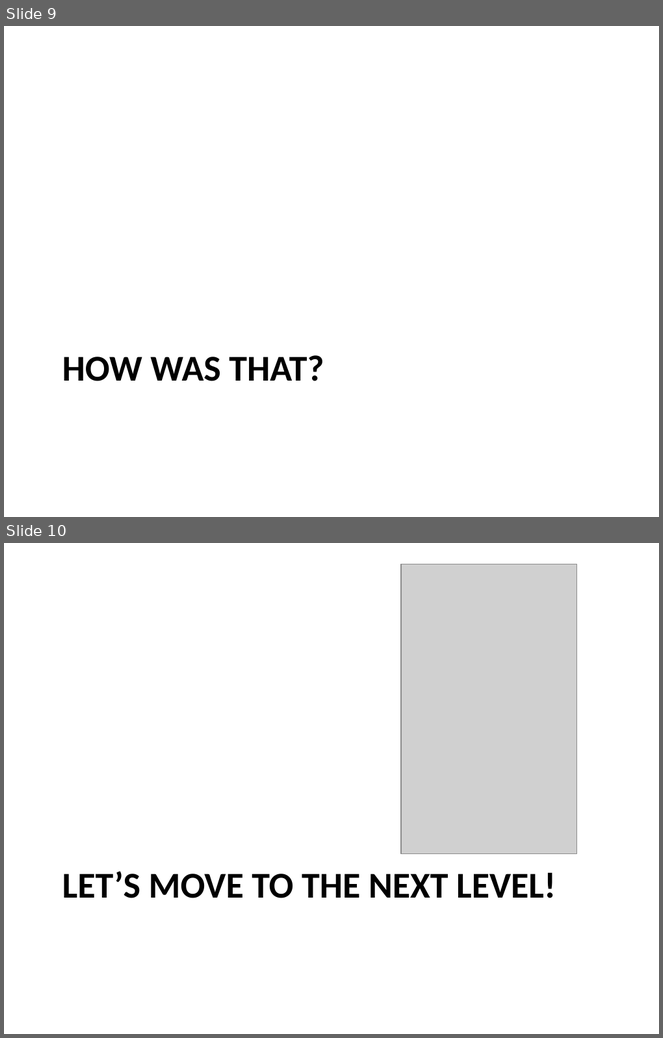
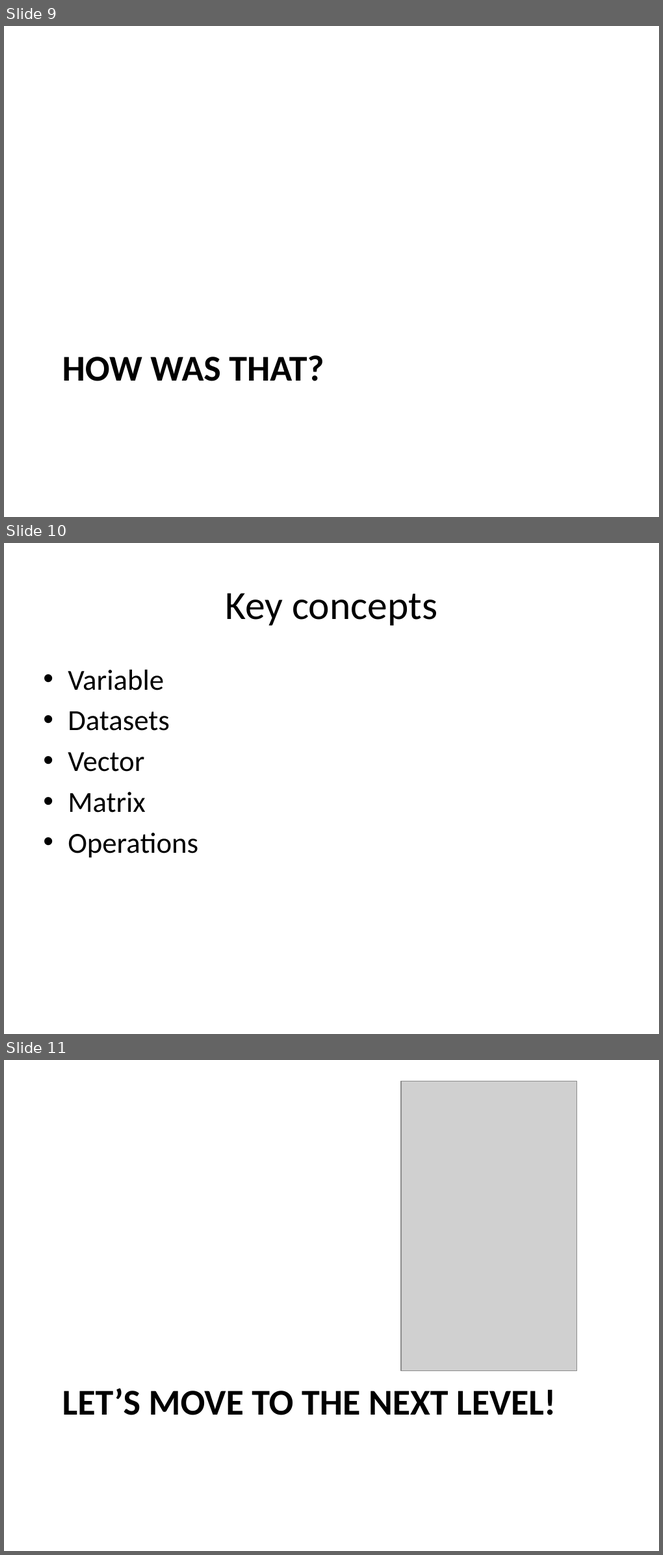
Before and after one commit to ethanweed/Stats4Humanities2016, a slide deck: Day1/Lab1 - afternoon.pptx. Shown one above the other, each under a label of ours: slides 9 and 10 before the commit, slides 9, 10 and 11 after it. The pictures are 663x1038 and 663x1555 pixels, drawn with LibreOffice and Linux fonts; fonts in the diff are those of the drawing; grey boxes stand for pictures. Boxes give left, top, right and bottom in pixels: in the first picture for what was removed or moved away, otherwise in the second. Text is boxed around its words. In the diff, an @@ line names an element or a change of style, - is before the commit and + after.

```diff
--- a/Day1/Lab1 - afternoon.pptx
+++ b/Day1/Lab1 - afternoon.pptx
@@ slide 10 added at bbox=[4, 543, 659, 1034], background #FFFFFF @@
@@ title added at bbox=[225, 593, 438, 626], 44 pt, text #000000 @@
+Key concepts
@@ text added at bbox=[68, 670, 198, 858], 32 pt, text #000000 @@
+• Variable
+• Datasets
+• Vector
+• Matrix
+• Operations
@@ what was slide 10 is now slide 11 @@
```
Also in this commit, not shown: 1 slide changed, 8 other files.
